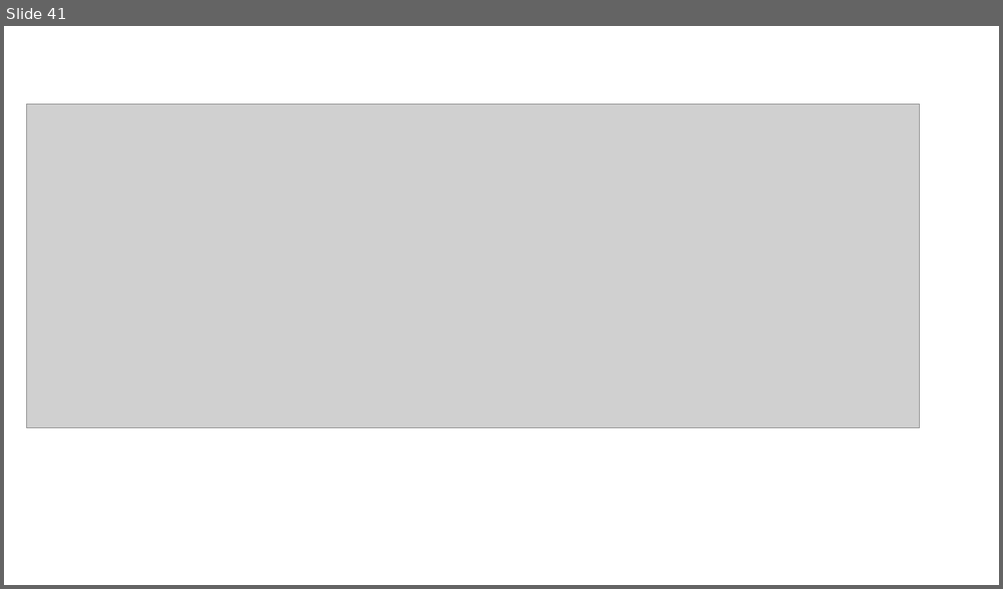
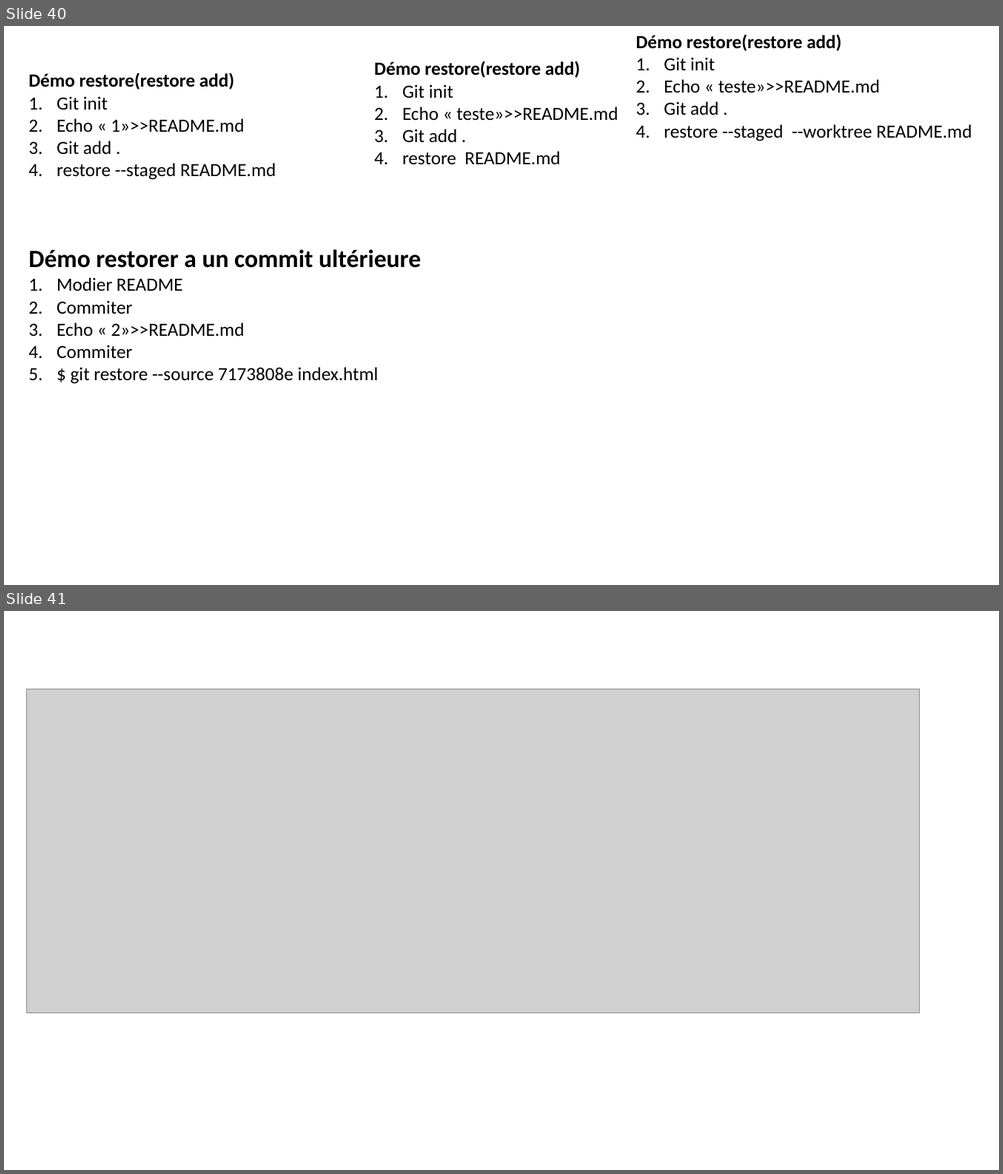
Before and after one commit to belakebiboussad/form, a slide deck: Formation Git.pptx. Shown one above the other, each under a label of ours: slide 41 before the commit, slides 40 and 41 after it. The pictures are 1003x589 and 1003x1174 pixels, drawn with LibreOffice and Linux fonts; fonts in the diff are those of the drawing; grey boxes stand for pictures. Boxes give left, top, right and bottom in pixels: in the first picture for what was removed or moved away, otherwise in the second. Text is boxed around its words. In the diff, an @@ line names an element or a change of style, - is before the commit and + after.

```diff
--- a/Formation Git.pptx
+++ b/Formation Git.pptx
@@ slide 40 added at bbox=[4, 26, 999, 585], background #FFFFFF @@
@@ text added at bbox=[636, 34, 971, 141], 18 pt, text #000000 @@
+Démo restore(restore add)
+1. Git init
+2. Echo « teste»>>README.md
+3. Git add .
+4. restore --staged --worktree README.md
@@ text added at bbox=[374, 61, 617, 165], 18 pt, text #000000 @@
+Démo restore(restore add)
+1. Git init
+2. Echo « teste»>>README.md
+3. Git add .
+4. restore README.md
@@ text added at bbox=[28, 73, 276, 180], 18 pt, text #000000 @@
+Démo restore(restore add)
+1. Git init
+2. Echo « 1»>>README.md
+3. Git add .
+4. restore --staged README.md
@@ text added at bbox=[28, 249, 421, 384], 18 pt, text #000000 @@
+Démo restorer a un commit ultérieure
+1. Modier README
+2. Commiter
+3. Echo « 2»>>README.md
+4. Commiter
+5. $ git restore --source 7173808e index.html
```
Also in this commit, not shown: 1 slide changed, 1 other slide added, 1 slide removed.
